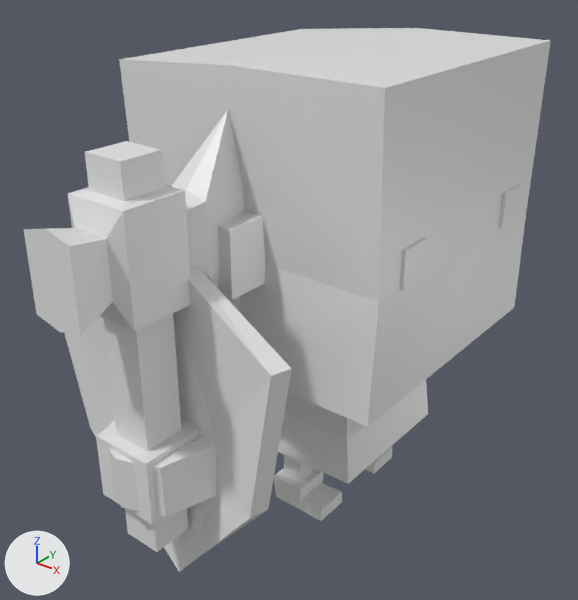
What one commit did to the Blender file Blender/Weapons.blend.
Rendered twice from a 50 mm camera at (0.529, -0.435, 0.51) aimed at (-0.013, 0.242, 0.09). The lights are fixed; the arrows at lower left show +X, +Y and +Z.

In view in the first picture: 'Axe', 'Humanoid_proxy', 'Shield'.
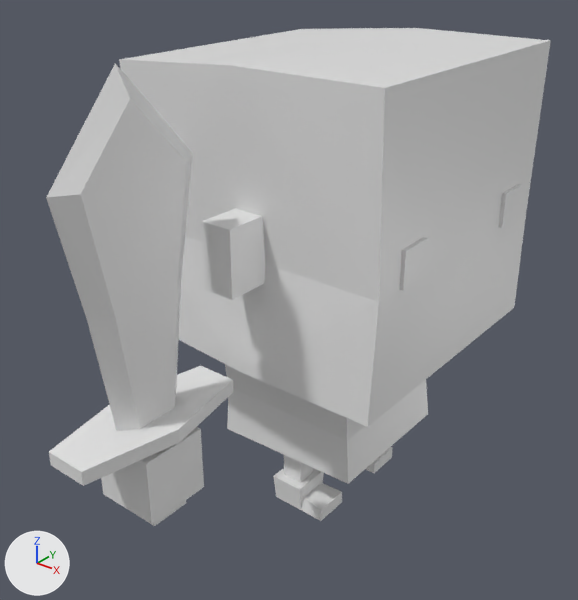
The change in detail:
Object 'Axe' (ob_axe) is now hidden.
Object 'Sword' (ob_sword) is now shown.
Object 'Shield' (ob_shield) is now hidden.

Pixel boxes [x1, y1, x2, y2] of what changed, in the pictures (578 x 600 px):
'Sword', shown: after [46, 63, 233, 526]
'Axe', hidden: before [24, 110, 244, 552]
'Shield', hidden: before [64, 265, 291, 572]
